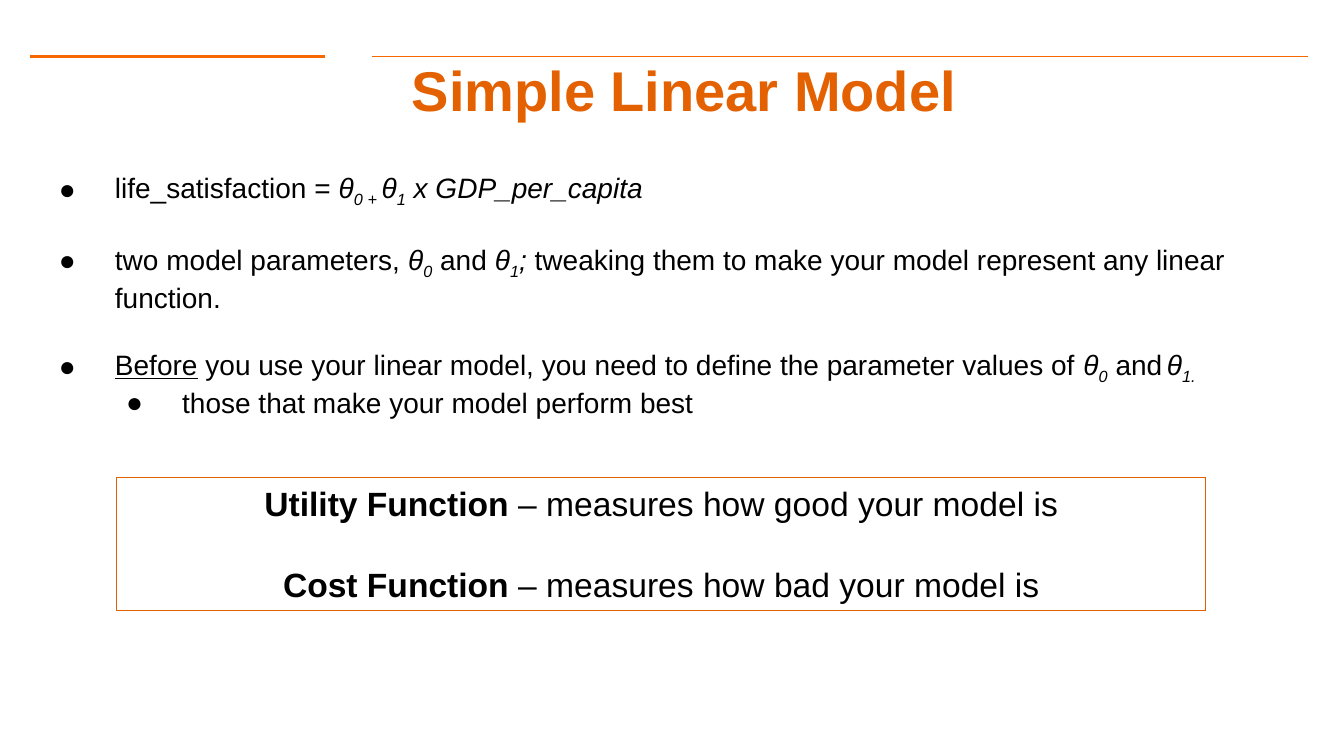
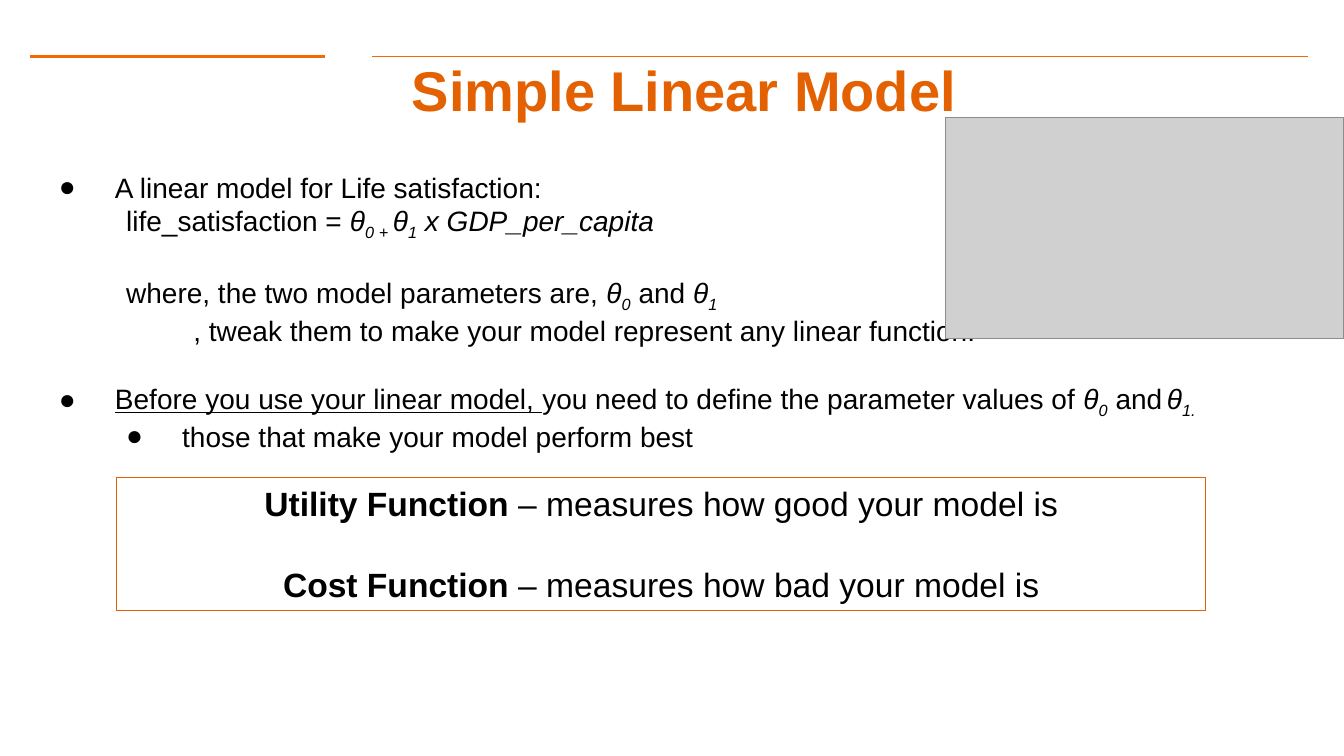
Before and after one commit to gk5951/RIT-DSCI-633-FDS, a slide deck: slide 29 of Syllabus/Lecture02/Lec02.pptx (slide 28 before the commit). Drawn at 1344x756 pixels with LibreOffice and Linux fonts; fonts in the diff are those of the drawing; grey boxes stand for pictures; background and template pictures are left out. Boxes give left, top, right and bottom in pixels: in the first picture for what was removed or moved away, otherwise in the second. Text is boxed around its words. In the diff, an @@ line names an element or a change of style, - is before the commit and + after.

```diff
--- a/Syllabus/Lecture02/Lec02.pptx
+++ b/Syllabus/Lecture02/Lec02.pptx
@@ picture added at box(946, 118, 1344, 339) @@
@@ text at box(115, 177, 542, 199): paragraph added @@
+● A linear model for Life satisfaction:
@@ text at box(115, 210, 1163, 414): underline on in "you use your linear model,"; bullet ● to none; list level 1 to 2 in "life_satisfaction = θ0 + θ1 ..." @@
@@ text at box(126, 282, 975, 347): text changed @@
-● two model parameters, θ0 and θ1; tweaking them to make your model represent any linear function.
+where, the two model parameters are, θ0 and θ1
+, tweak them to make your model represent any linear function.
```
Also in this commit, not shown: 8 other slides changed, 2 slides added, 2 slides removed, 4 other files.
